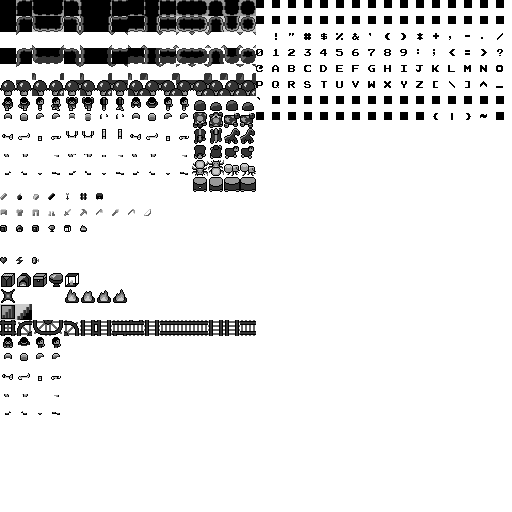
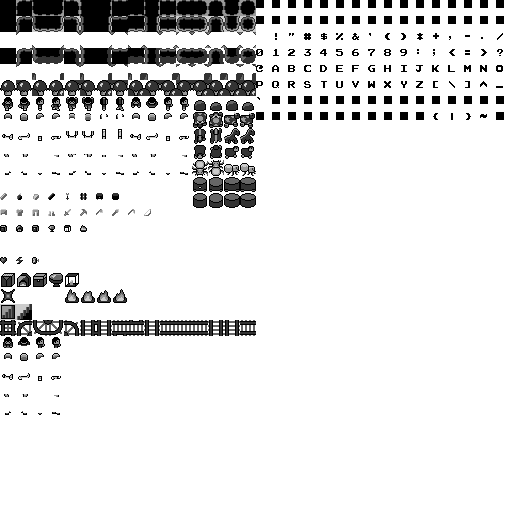
Two versions of the same layered image (512px x 512px). Layer-by-layer changes:
painted on "spritesheet.png" over 112, 177, 256, 208
